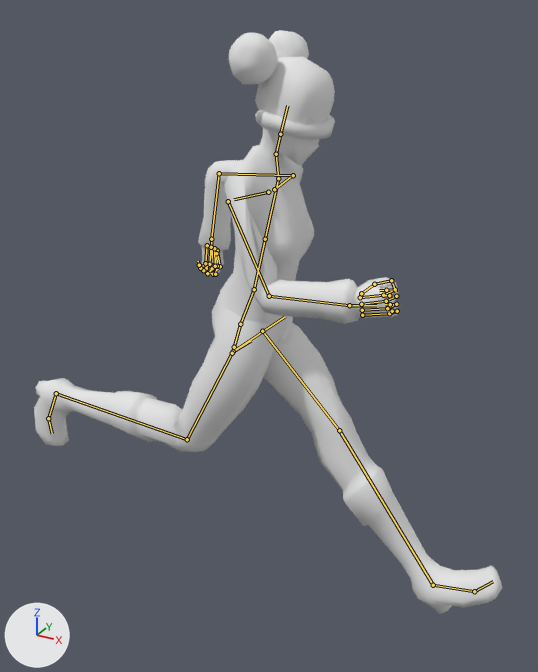
Two versions of the Blender file SourceArt/Characters/Asante/Animations/Asante_Run_Anim.blend, one commit apart.
Both versions are drawn from a 50 mm camera at (1.16, -1.9, 2.07) aimed at (0.09, 0.03, 1.1). The axes (+X, +Y, +Z) are drawn at lower left. The lights are the same throughout. Both versions are drawn at frame 29 of the action 'metarigAction.001'; the numbers are the values there. The bones that bend it are drawn over the model as lines.

Names of what the first picture shows: 'BLW_ANG'.
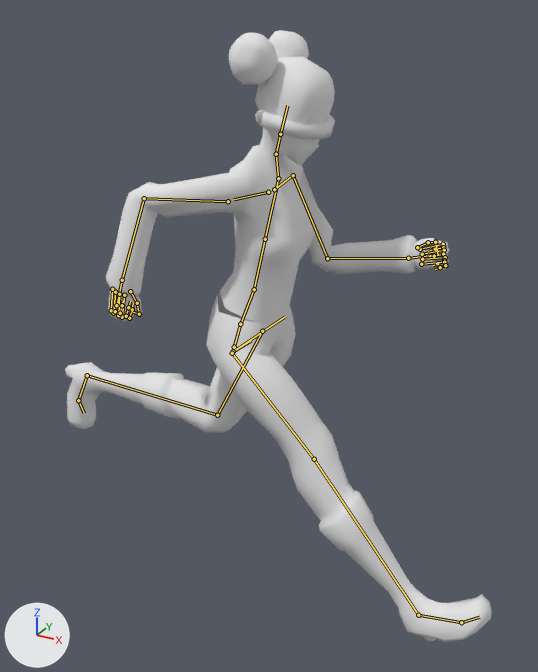
What differs and where, as boxes [x1, y1, x2, y2] in the pictures (538 x 672 px):
```json
{"object": "BLW_ANG", "change": "posed", "before": [34, 30, 502, 614], "after": [65, 30, 492, 643], "on screen": "9% narrower"}
{"bone": "upper_arm.L", "before": "(293, 175) to (219, 173)", "after": "(293, 175) to (327, 258)"}
{"bone": "upper_arm.R", "before": "(228, 201) to (269, 296)", "after": "(228, 201) to (144, 198)"}
{"bone": "thigh.L", "before": "(262, 331) to (339, 430)", "after": "(262, 331) to (217, 415)"}
{"bone": "shin.L", "before": "(339, 430) to (433, 585)", "after": "(217, 415) to (87, 375)"}
{"bone": "thigh.R", "before": "(232, 353) to (187, 439)", "after": "(232, 353) to (314, 459)"}
{"bone": "shin.R", "before": "(187, 439) to (56, 393)", "after": "(314, 459) to (418, 615)"}
```

Edits to the scene script, one JSON object a line:
```json
{"block": "bone_upper_arm_l", "where": "bone_upper_arm_l = bpy.data.objects['metarig'].pose.bones['upper_arm.L']  # child of 'shoulder.L'"}
{"op": "set", "path": "bone_upper_arm_l.rotation_quaternion", "old": "(0.599, -0.373, 0.375, -0.601)", "new": "(0.643, 0.29, -0.291, -0.646)", "note": "degrees (-64, 0, -90) -> degrees (48, 0, -90)"}
{"block": "bone_upper_arm_r", "where": "bone_upper_arm_r = bpy.data.objects['metarig'].pose.bones['upper_arm.R']  # child of 'shoulder.R'"}
{"op": "set", "path": "bone_upper_arm_r.rotation_quaternion", "old": "(0.643, 0.29, 0.291, 0.646)", "new": "(0.599, -0.373, -0.375, 0.601)", "note": "degrees (48, 0, 90) -> degrees (-64, 0, 90)"}
{"block": "bone_thigh_l", "where": "bone_thigh_l = bpy.data.objects['metarig'].pose.bones['thigh.L']  # child of 'spine'"}
{"op": "set", "path": "bone_thigh_l.rotation_quaternion", "old": "(0.874, -0.486, 0.0, 0.0)", "new": "(0.993, 0.116, 0.0, 0.0)", "note": "degrees (-58, 0, 0) -> degrees (13, 0, 0)"}
{"block": "bone_shin_l", "where": "bone_shin_l = bpy.data.objects['metarig'].pose.bones['shin.L']  # child of 'thigh.L'"}
{"op": "set", "path": "bone_shin_l.rotation_quaternion", "old": "(1.0, 0.0, 0.0, 0.0)", "new": "(0.876, 0.482, 0.0, 0.0)", "note": "degrees (0, 0, 0) -> degrees (58, 0, 0)"}
{"block": "bone_thigh_r", "where": "bone_thigh_r = bpy.data.objects['metarig'].pose.bones['thigh.R']  # child of 'spine'"}
{"op": "set", "path": "bone_thigh_r.rotation_quaternion", "old": "(0.993, 0.116, 0.0, 0.0)", "new": "(0.874, -0.486, 0.0, 0.0)", "note": "degrees (13, 0, 0) -> degrees (-58, 0, 0)"}
{"block": "bone_shin_r", "where": "bone_shin_r = bpy.data.objects['metarig'].pose.bones['shin.R']  # child of 'thigh.R'"}
{"op": "set", "path": "bone_shin_r.rotation_quaternion", "old": "(0.876, 0.482, 0.0, 0.0)", "new": "(1.0, 0.0, 0.0, 0.0)", "note": "degrees (58, 0, 0) -> degrees (0, 0, 0)"}
```
